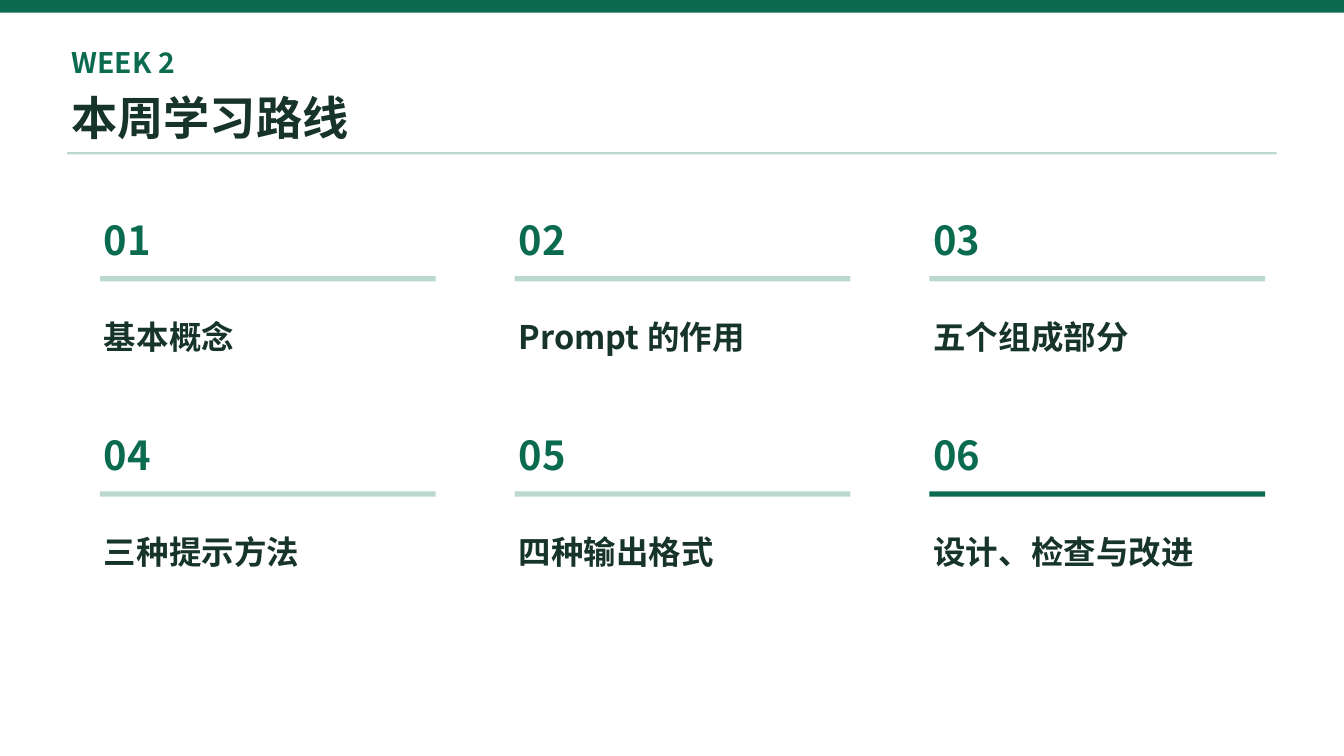
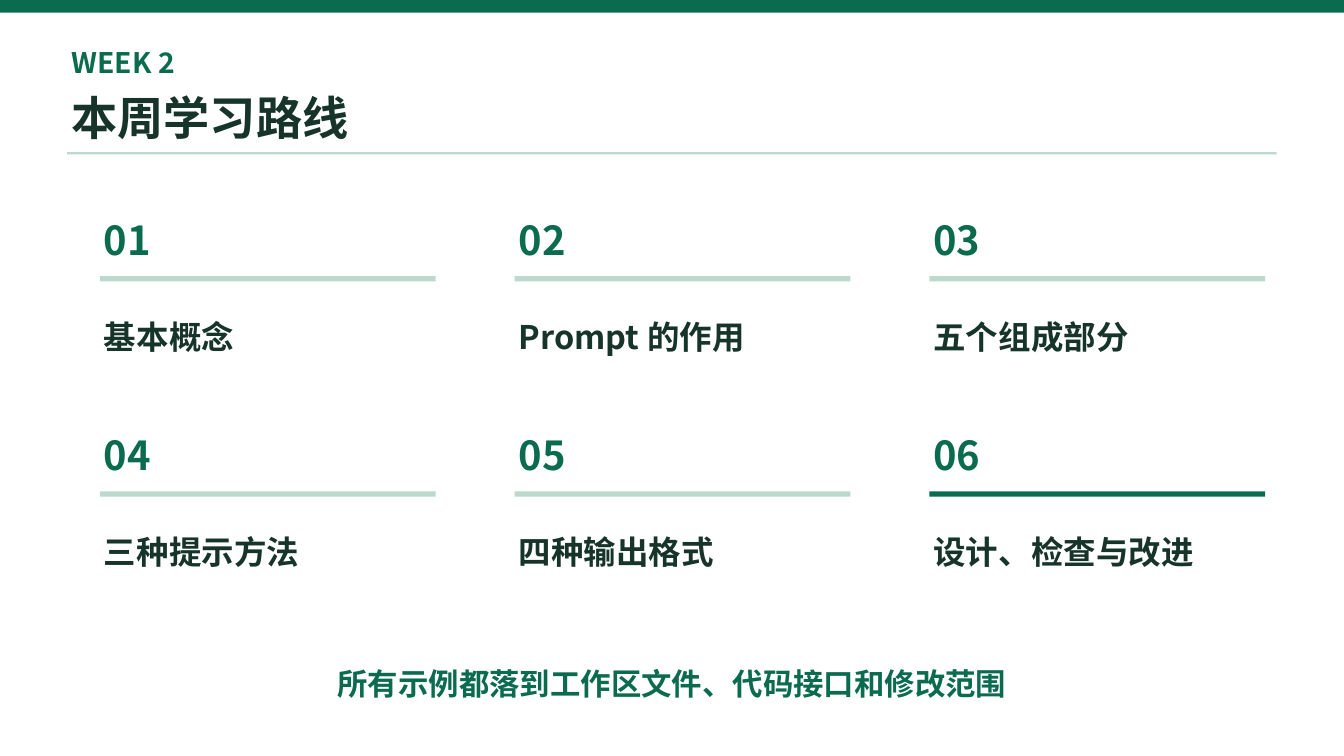
Before and after one commit to Lancelot252/YatDS-, a slide deck: slide 2 of ppt/Week2_提示词工程.pptx. Drawn at 1344x756 pixels with LibreOffice and Linux fonts; fonts in the diff are those of the drawing. Boxes give left, top, right and bottom in pixels: in the first picture for what was removed or moved away, otherwise in the second. Text is boxed around its words. In the diff, an @@ line names an element or a change of style, - is before the commit and + after.

```diff
--- a/ppt/Week2_提示词工程.pptx
+++ b/ppt/Week2_提示词工程.pptx
@@ text added at (x1=338, y1=669, x2=1007, y2=698), 21.8 pt, text #0B6B4F, bold @@
+所有示例都落到工作区文件、代码接口和修改范围
```
Also in this commit, not shown: 3 other slides changed, 47 other files.
